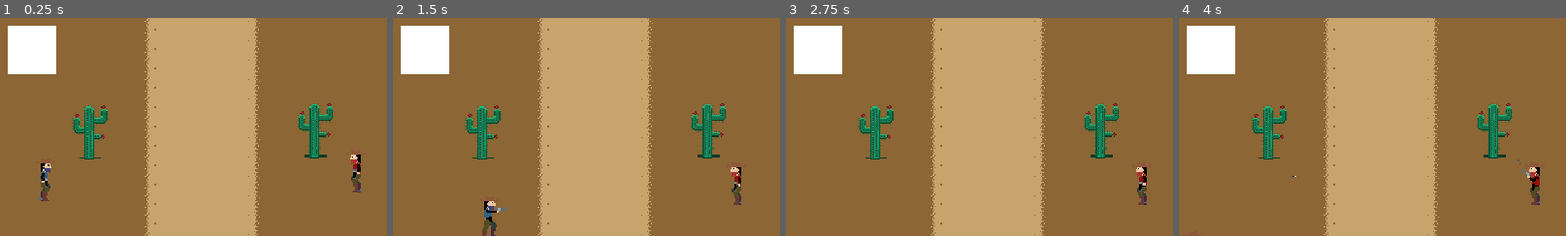
Above: before the commit, frames 1-4 (left to right).
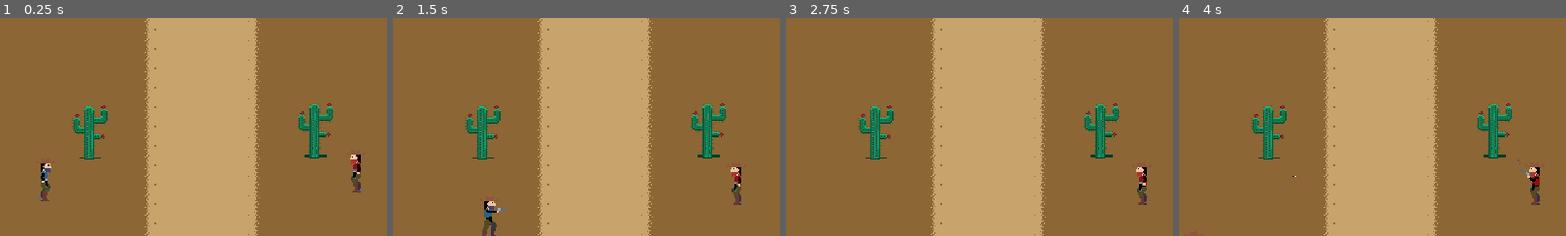
Above: after the commit, the same moments.

Repository: JesperStoico/Western_ShootOut
Game: Godot game, scene res://Scenes/map1.tscn
Two runs of this game, one before a commit and one after it. Both use one fixed random seed, a clock stepped at 60 frames per second and the inputs below.
Inputs (mouse positions are % of the whole screen's width and height, from its top left):
- Up to frame 1 (0.25 s): no input
- Up to frame 2 (1.5 s): tap Enter at 0.5 s; move the mouse to (72, 45) at 0.52 s; hold D (right_p1) 0.53-1.28 s; tap Down (down_p2) at 0.6 s; tap Space at 1.25 s; move the mouse to (30, 55) at 1.27 s; hold S (down_p1) from 1.28 s (still down); tap Left (left_p2) at 1.35 s
- Up to frame 3 (2.75 s): move the mouse to (60, 28) at 2.02 s; release S (down_p1) at 2.03 s; hold D (right_p1) from 2.03 s (still down); tap Right (right_p2) at 2.1 s
- Up to frame 4 (4 s): tap Enter at 2.75 s; move the mouse to (45, 70) at 2.77 s; release D (right_p1) at 2.78 s; hold W (up_p1) 2.78-3.53 s; tap 1 (shoot_p1) at 2.85 s; move the mouse to (80, 65) at 3.52 s; hold A (left_p1) from 3.53 s (still down); tap [ (shoot_p2) at 3.6 s
The pictures show only the part of the screen within x 25-75%, y 24-74%; the shares and areas given below are measured in that part.

The runs differ from the first frame. In frame 1, 2.8% of the frame differs, in the area x 2-15%, y 3-26%; in frame 2, 2.8%; in frame 3, 2.8%; in frame 4, 2.8%.

Commit message:
Added a screenshot for the readme. file.

Diff:
--- a/Scenes/map1.tscn
+++ b/Scenes/map1.tscn
@@ -55,7 +55,3 @@
 
 [node name="Cactus2" parent="Props" instance=ExtResource("6_jagay")]
 position = Vector2(234, 196)
-
-[node name="ColorRect" type="ColorRect" parent="."]
-offset_right = 40.0
-offset_bottom = 40.0
Binary file added: duel_screenshot.PNG
Not shown, added: duel_screenshot.PNG.import
